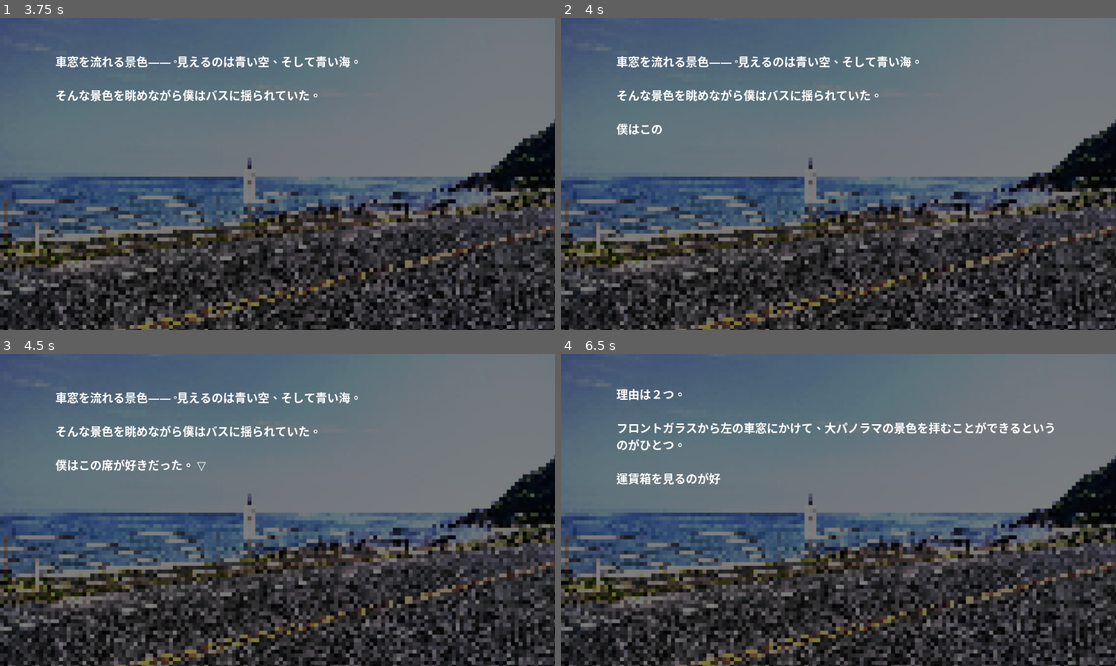
Above: before the commit, frames 1-4 (two rows, left to right).
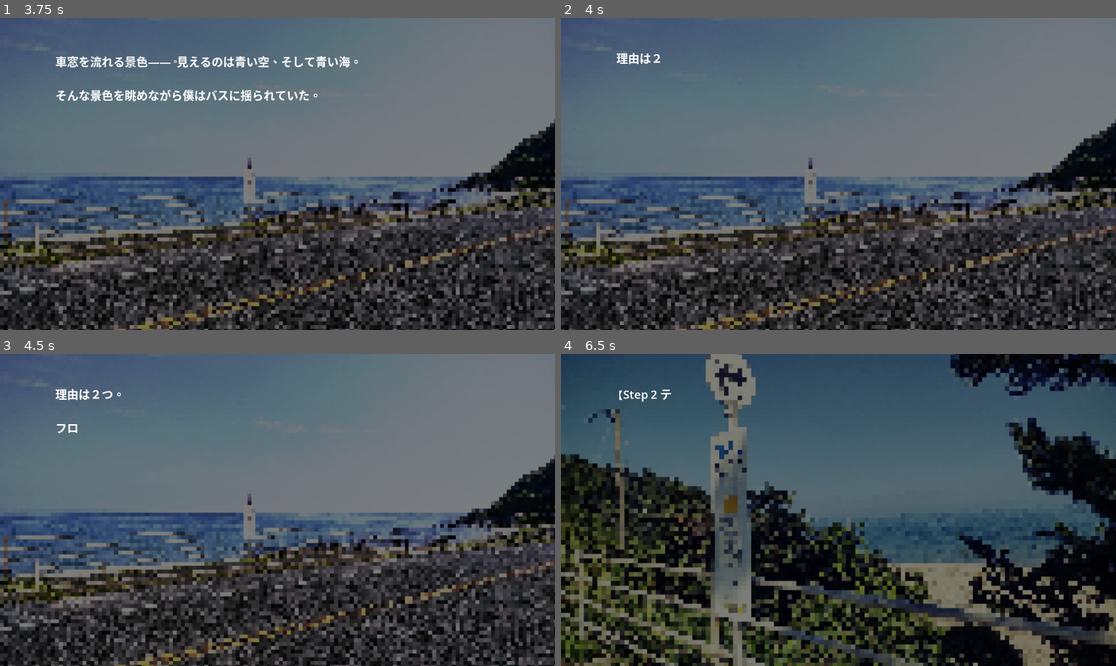
Above: after the commit, the same moments.

Repository: azukigame-s/kiminokoe
Game: Godot game, scene res://scenes/test_scenario_engine.tscn
Two runs of this game, one before a commit and one after it. Both use one fixed random seed, a clock stepped at 60 frames per second and the inputs below. This scene is started directly instead of the project's main scene.
Inputs (mouse positions are in pixels of both pictures, inside the frame that each line leads up to):
- Up to frame 1 (3.75 s): tap Enter at 0.5, 0.6 s; move the mouse to (399, 158) at 0.52 s; hold D 0.53-1.28 s; click (399, 158) at 0.67 s; tap Space at 0.77, 1.52, 3.02 s; move the mouse to (166, 189) at 1.27 s; hold Down 1.28-2.03 s; tap B at 1.35 s; move the mouse to (333, 105) at 2.02 s; hold D 2.03-2.78 s; tap C at 2.1 s; move the mouse to (249, 236) at 2.77 s; hold Up 2.78-3.53 s; tap E at 2.85 s; click (249, 236) at 2.92 s; move the mouse to (444, 220) at 3.52 s; hold A from 3.53 s (still down); tap Ctrl at 3.6 s
- Up to frame 2 (4 s): keep holding A; tap Space at 3.77 s
- Up to frame 3 (4.5 s): keep holding A; move the mouse to (111, 463) at 4.27 s; tap Enter at 4.35 s
- Up to frame 4 (6.5 s): tap Space at 4.52, 5, 6.02 s; move the mouse to (866, 510) at 5.02 s; release A at 5.03 s; hold Down 5.03-5.78 s; tap B at 5.1 s; click (866, 510) at 5.17 s; move the mouse to (755, 432) at 5.77 s; hold D from 5.78 s (still down); tap C at 5.85 s

Frame 1 is identical in both runs. In frame 2, 1.9% of the frame differs, in the area x 10-65%, y 11-38%; in frame 3, 2.2%; in frame 4, 87%, in the area x 0-100%, y 0-100%.

Commit message:
🚧 スキップ機能の再実装

Diff:
--- a/scripts/core/command_executor.gd
+++ b/scripts/core/command_executor.gd
@@ -12,8 +12,31 @@
 # シグナル
 signal command_completed
 
+# スキップコントローラ参照（スキップモード変更検知用）
+var _skip_controller_ref: SkipController = null
+
 func _ready():
 	print("[CommandExecutor] 準備完了")
+
+## スキップコントローラとの連携を設定
+func connect_skip_controller(skip_controller: SkipController) -> void:
+	if _skip_controller_ref:
+		_skip_controller_ref.skip_mode_changed.disconnect(_on_skip_mode_changed)
+
+	_skip_controller_ref = skip_controller
+	skip_controller.skip_mode_changed.connect(_on_skip_mode_changed)
+
+## スキップモード変更時のコールバック
+func _on_skip_mode_changed(is_skipping: bool) -> void:
+	if is_skipping and text_display:
+		# スキップモードがONになったら、アニメーション中のテキストを即座に完了
+		if text_display.is_animating:
+			text_display.complete_animation()
+		# 即座表示モードを有効化
+		text_display.set_instant_display(true)
+	elif text_display:
+		# スキップモードがOFFになったら、即座表示モードを無効化
+		text_display.set_instant_display(false)
 
 ## コマンドを実行
 func execute(command: Dictionary, skip_controller: SkipController) -> void:
@@ -64,17 +87,24 @@
 	var new_page = command.get("new_page", false)
 	var go_next = command.get("go_next", false)
 
-	print("[CommandExecutor] dialogue: %s (new_page: %s, go_next: %s)" % [text, new_page, go_next])
+	print("[CommandExecutor] dialogue: %s (new_page: %s, go_next: %s, skip: %s)" % [text, new_page, go_next, skip_controller.is_skipping])
+
+	# スキップモード中は即座表示モードを有効化
+	text_display.set_instant_display(skip_controller.is_skipping)
 
 	# テキストを表示
 	text_display.show_text(text, new_page, go_next)
 
+	# スキップモード中でアニメーションが開始された場合、即座に完了
+	if skip_controller.is_skipping and text_display.is_animating:
+		text_display.complete_animation()
+
+	# go_next の場合は入力待機をスキップ
+	if go_next:
+		return
+
 	# 入力待機（スキップモード対応）
 	await wait_for_input(skip_controller)
-
-	# go_next の場合は自動的に次へ進む（クリック待ちなし）
-	if go_next:
-		return
 
 ## background コマンドを実行
 func execute_background(command: Dictionary, skip_controller: SkipController) -> void:
--- a/scripts/core/scenario_engine.gd
+++ b/scripts/core/scenario_engine.gd
@@ -29,6 +29,9 @@
 	add_child(command_executor)
 	add_child(scenario_stack)
 	add_child(skip_controller)
+
+	# スキップコントローラとの連携を設定
+	command_executor.connect_skip_controller(skip_controller)
 
 func _ready():
 	print("[ScenarioEngine] Ready")
